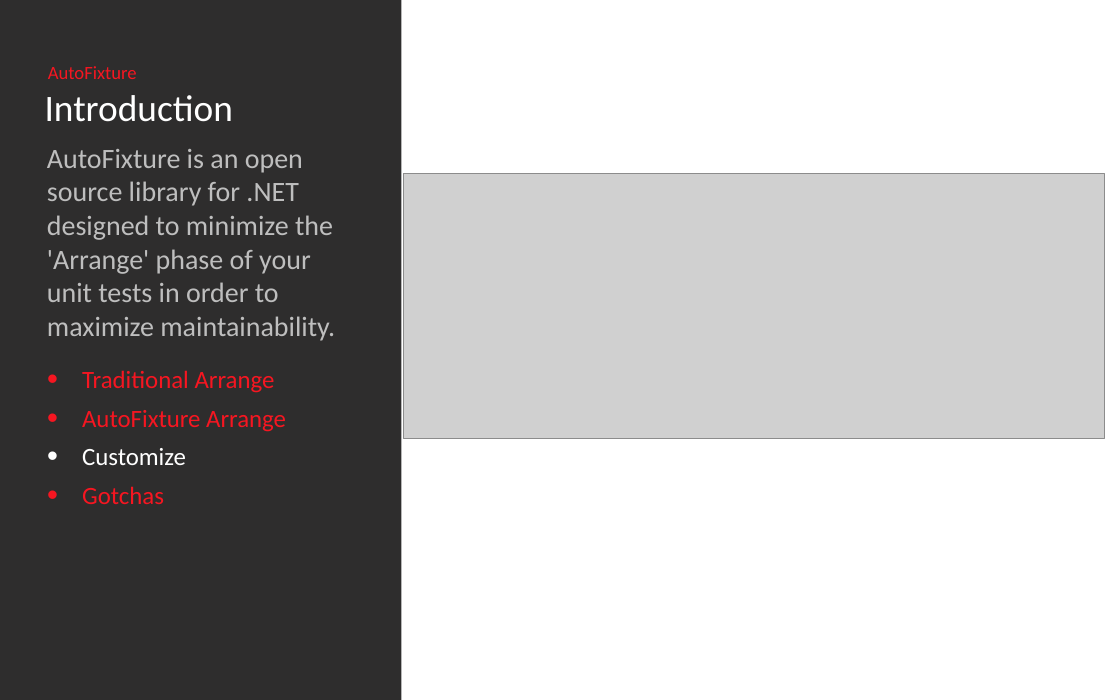
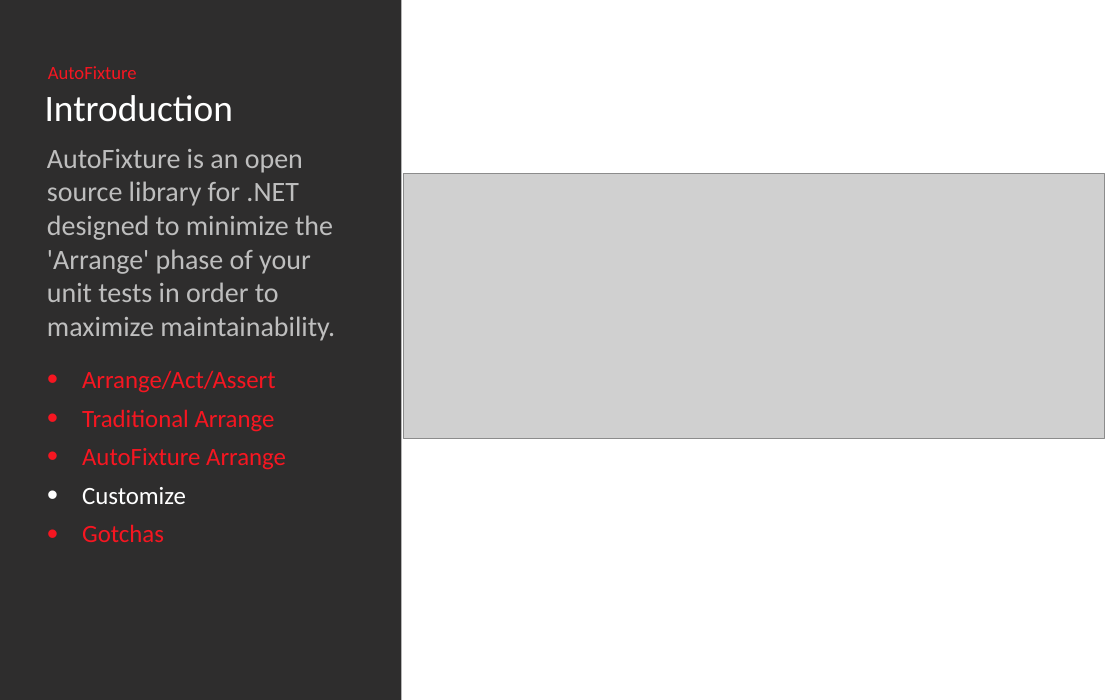
Before and after one commit to wyattwebb/ApprovalTestTalk, a slide deck: slide 17 of Documentation/Presentation.pptx (slide 16 before the commit). Drawn at 1120x700 pixels with LibreOffice and Linux fonts; fonts in the diff are those of the drawing; grey boxes stand for pictures. Boxes give left, top, right and bottom in pixels: in the first picture for what was removed or moved away, otherwise in the second. Text is boxed around its words. In the diff, an @@ line names an element or a change of style, - is before the commit and + after.

```diff
--- a/Documentation/Presentation.pptx
+++ b/Documentation/Presentation.pptx
@@ text at box(82, 370, 275, 393): paragraph added @@
+• Arrange/Act/Assert
```
Also in this commit, not shown: 13 other slides changed, 3 slides added, 7 other files.
